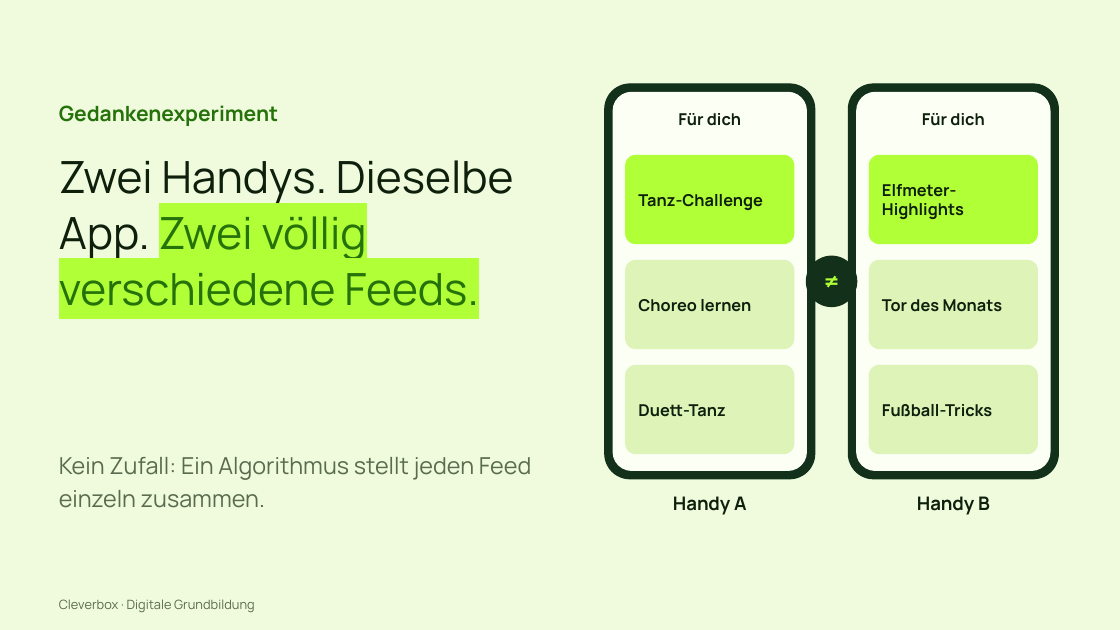
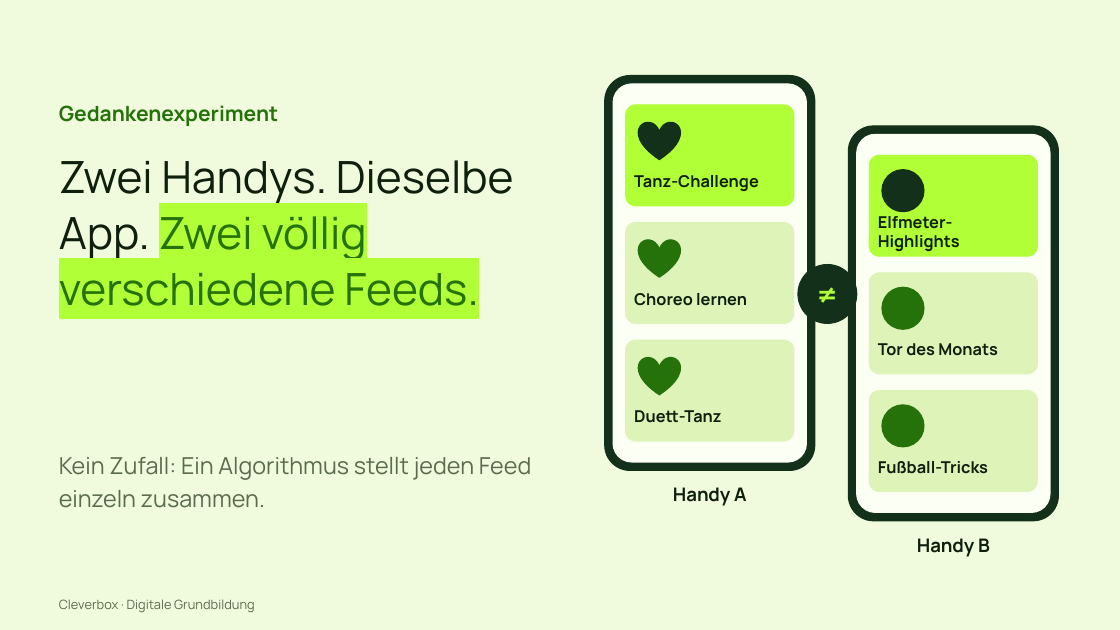
Before and after one commit to arminheske/claudecloud, a slide deck: slide 2 of videoslides/cleverbox-tiktok-slides.pptx. Drawn at 1120x630 pixels with LibreOffice and Linux fonts; fonts in the diff are those of the drawing. Boxes give left, top, right and bottom in pixels: in the first picture for what was removed or moved away, otherwise in the second. Text is boxed around its words. In the diff, an @@ line names an element or a change of style, - is before the commit and + after.

```diff
--- a/videoslides/cleverbox-tiktok-slides.pptx
+++ b/videoslides/cleverbox-tiktok-slides.pptx
@@ rounded rectangle: place and size @@
-rounded rectangle at (626, 155, 794, 244)
+rounded rectangle at (626, 105, 794, 206)
@@ text removed at (678, 113, 741, 126) @@
-Für dich
@@ text removed at (922, 113, 984, 126) @@
-Für dich
@@ heart added at (639, 122, 681, 160), fill #12301A, outline #12301A 1 pt @@
@@ 2 rounded rectangles, 1 text: place and size @@
-2 rounded rectangles, 1 text at (849, 84, 1059, 515)
+2 rounded rectangles, 1 text at (849, 126, 1059, 557)
@@ text "Tanz-Challenge": place and size @@
-text "Tanz-Challenge" at (638, 194, 763, 210)
+text "Tanz-Challenge" at (634, 175, 759, 191)
@@ rounded rectangle: place and size @@
-rounded rectangle at (870, 155, 1038, 244)
+rounded rectangle at (870, 155, 1038, 256)
@@ ellipse added at (882, 170, 924, 212), fill #12301A, outline #12301A 1 pt @@
@@ rounded rectangle: place and size @@
-rounded rectangle at (626, 260, 794, 349)
+rounded rectangle at (626, 223, 794, 323)
@@ heart added at (639, 239, 681, 277), fill #26720A, outline #26720A 1 pt @@
@@ text "Elfmeter-Highlights": place and size @@
-text "Elfmeter-Highlights" at (882, 184, 964, 219)
+text "Elfmeter-Highlights" at (878, 216, 960, 251)
@@ ellipse: place and size @@
-ellipse at (807, 256, 857, 307)
+ellipse at (798, 265, 857, 323)
@@ text "≠": place and size @@
-text "≠" at (807, 256, 857, 307)
+text "≠" at (798, 265, 857, 323)
@@ text "≠" at (798, 265, 857, 323): size 20 to 26 pt @@
@@ text "Choreo lernen": place and size @@
-text "Choreo lernen" at (638, 299, 751, 312)
+text "Choreo lernen" at (634, 293, 747, 306)
@@ rounded rectangle: place and size @@
-rounded rectangle at (870, 365, 1038, 454)
+rounded rectangle at (870, 273, 1038, 374)
@@ ellipse added at (882, 287, 924, 329), fill #26720A, outline #26720A 1 pt @@
@@ rounded rectangle: place and size @@
-rounded rectangle at (626, 365, 794, 454)
+rounded rectangle at (626, 340, 794, 441)
@@ heart added at (639, 357, 681, 395), fill #26720A, outline #26720A 1 pt @@
@@ text "Tor des Monats": place and size @@
-text "Tor des Monats" at (882, 299, 1003, 312)
+text "Tor des Monats" at (878, 343, 998, 356)
@@ text "Duett-Tanz": place and size @@
-text "Duett-Tanz" at (638, 404, 725, 417)
+text "Duett-Tanz" at (634, 410, 721, 423)
@@ proportions changed in 6 elements at (626, 223, 794, 323), (870, 273, 1038, 374), (870, 155, 1038, 256), (626, 340, 794, 441), (626, 105, 794, 206), (870, 391, 1038, 492) @@
@@ rounded rectangle: place and size @@
-rounded rectangle at (870, 260, 1038, 349)
+rounded rectangle at (870, 391, 1038, 492)
@@ ellipse added at (882, 405, 924, 447), fill #26720A, outline #26720A 1 pt @@
@@ text "Fußball-Tricks": place and size @@
-text "Fußball-Tricks" at (882, 404, 992, 417)
+text "Fußball-Tricks" at (878, 461, 988, 474)
@@ 2 rounded rectangles, 1 text: place and size @@
-2 rounded rectangles, 1 text at (605, 84, 815, 515)
+2 rounded rectangles, 1 text at (605, 76, 815, 506)
```
Also in this commit, not shown: 15 other slides changed.
